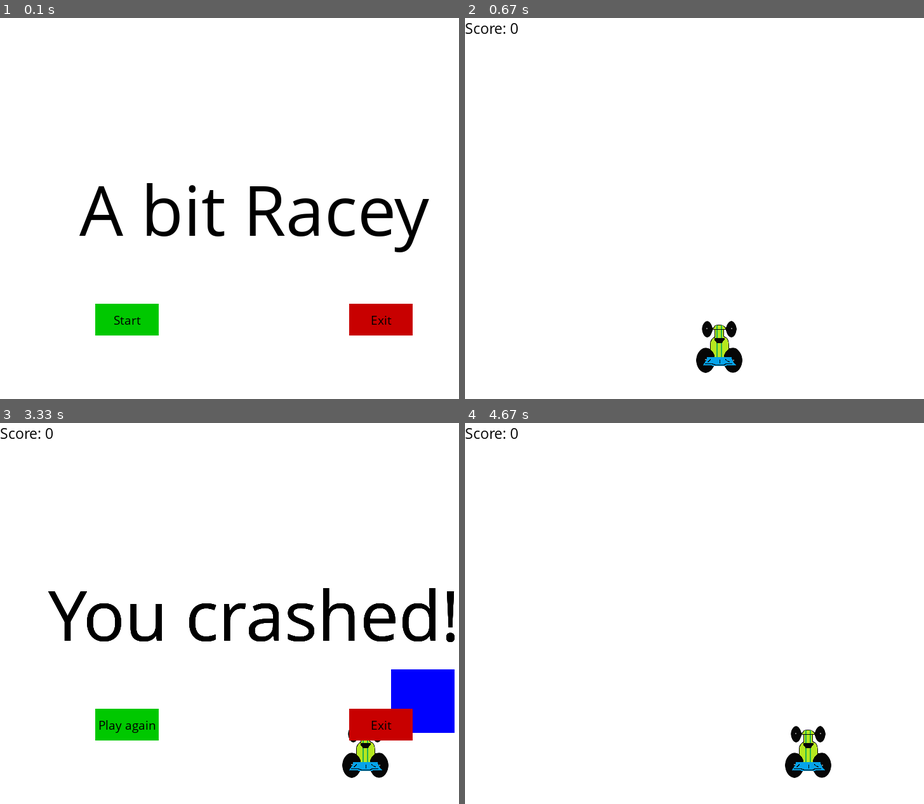
Above: before the commit, frames 1-4 (two rows, left to right).
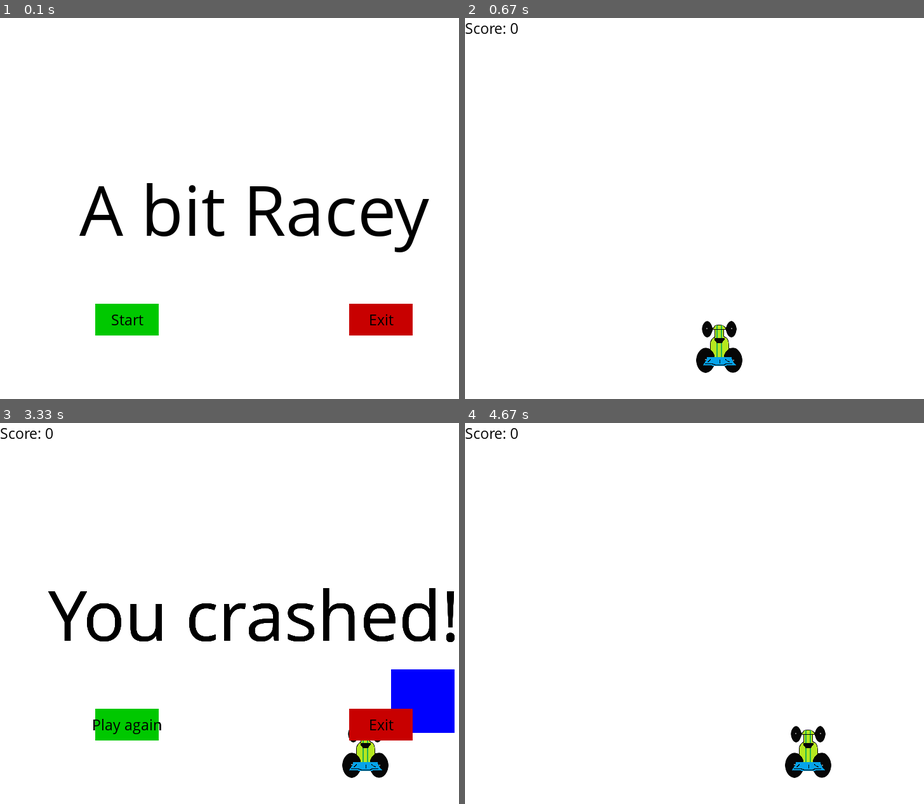
Above: after the commit, the same moments.

Repository: davidjamesbutton/pygame-sentdex
Game: pygame game, started from main.py
Same seed, same stepped clock (60 frames per second), same inputs: the game is played once before the commit and once after it.
Inputs (mouse positions are in pixels of both pictures, inside the frame that each line leads up to):
- Up to frame 1 (0.1 s): no input
- Up to frame 2 (0.67 s): click "Start" at 0.38 s
- Up to frame 3 (3.33 s): hold Right 0.67-1.13 s; move the mouse to (257, 636) at 0.7 s; hold Right 1.17-1.63 s; hold Left 1.67-2.2 s; hold Left 2.23-2.63 s; hold Right 2.67-3.3 s
- Up to frame 4 (4.67 s): click "Play again" at 3.88 s; hold Right 4.17-4.63 s

The runs differ from the first frame. In frame 1, 0.2% of the frame differs, in the area x 24-86%, y 77-81%; in frame 2, nothing differs; in frame 3, 0.3%, in the area x 20-86%, y 77-82%; in frame 4, nothing differs.

Commit message:
Refactor assets into folder, split initial code into constants and imports

Diff:
--- a/main.py
+++ b/main.py
@@ -1,8 +1,8 @@
 import pygame
 import random
 
-pygame.init()
-
+
+# Constants
 CAR_X_SPEED = 5
 COLOUR_BLACK = (0, 0, 0)
 COLOUR_BLUE = (0, 0, 255)
@@ -14,26 +14,31 @@
 DISPLAY_CAPTION = 'A bit Racey'
 DISPLAY_WIDTH = 800
 DISPLAY_HEIGHT = 600
-FONT_INTRO_BUTTONS = pygame.font.SysFont('comicsansms', 20)
-FONT_LARGE_MESSAGE = pygame.font.SysFont('comicsansms', 115)
-FONT_SCORE = pygame.font.SysFont('comicsansms', 25)
+FONT_NAME = 'comicsansms'
 FPS = 60
 
+
+pygame.init()
+
+# Load resources from disk
+car_img = pygame.image.load('assets/race_car.png')
+font_small = pygame.font.SysFont(FONT_NAME, 25)
+font_large = pygame.font.SysFont(FONT_NAME, 115)
+sound_crash = pygame.mixer.Sound('assets/crash_sfx.wav')
+pygame.mixer.music.load('assets/background_music.wav')
+pygame.mixer.music.set_volume(0.5)
+
+
+# Setup window
 pygame.display.set_caption(DISPLAY_CAPTION)
 
 game_display = pygame.display.set_mode((DISPLAY_WIDTH, DISPLAY_HEIGHT))
-
-clock = pygame.time.Clock()
-
-car_img = pygame.image.load('race_car.png')
 
 car_icon = pygame.transform.scale(car_img, (32, 32))
 pygame.display.set_icon(car_icon)
 
-sound_crash = pygame.mixer.Sound('crash.wav')
-
-pygame.mixer.music.load('music.wav')
-pygame.mixer.music.set_volume(0.5)
+clock = pygame.time.Clock()
+
 
 def draw_background(colour):
     game_display.fill(colour)
@@ -45,11 +50,11 @@
     game_display.blit(car_img, car_rect)
 
 def draw_score(count):
-    text = FONT_SCORE.render(f'Score: {count}', True, COLOUR_BLACK)
+    text = font_small.render(f'Score: {count}', True, COLOUR_BLACK)
     game_display.blit(text, (0, 0))
 
 def draw_large_message(text):
-    text_surface = FONT_LARGE_MESSAGE.render(text, True, COLOUR_BLACK)
+    text_surface = font_large.render(text, True, COLOUR_BLACK)
     text_rect = text_surface.get_rect()
     text_rect.center = (DISPLAY_WIDTH / 2, DISPLAY_HEIGHT / 2)
     game_display.blit(text_surface, text_rect)
@@ -107,8 +112,8 @@
     button1_rect = pygame.Rect(150, 450, button_width, button_height)
     button2_rect = pygame.Rect(550, 450, button_width, button_height)
 
-    button1_text_surface = FONT_INTRO_BUTTONS.render('Play again', True, COLOUR_BLACK)
-    button2_text_surface = FONT_INTRO_BUTTONS.render('Exit', True, COLOUR_BLACK)
+    button1_text_surface = font_small.render('Play again', True, COLOUR_BLACK)
+    button2_text_surface = font_small.render('Exit', True, COLOUR_BLACK)
 
     while True:
         for event in pygame.event.get():
@@ -128,8 +133,8 @@
     button1_rect = pygame.Rect(150, 450, button_width, button_height)
     button2_rect = pygame.Rect(550, 450, button_width, button_height)
 
-    button1_text_surface = FONT_INTRO_BUTTONS.render('Start', True, COLOUR_BLACK)
-    button2_text_surface = FONT_INTRO_BUTTONS.render('Exit', True, COLOUR_BLACK)
+    button1_text_surface = font_small.render('Start', True, COLOUR_BLACK)
+    button2_text_surface = font_small.render('Exit', True, COLOUR_BLACK)
 
     intro = True
 
@@ -226,4 +231,5 @@
 
         clock.tick(FPS)
 
-menu_scene()
+if __name__ == '__main__':
+    menu_scene()
Not shown, changed: README.md
Renamed: race_car.png -> assets/race_car.png
Not shown, added: assets/background_music.wav
Not shown, added: assets/crash_sfx.wav
